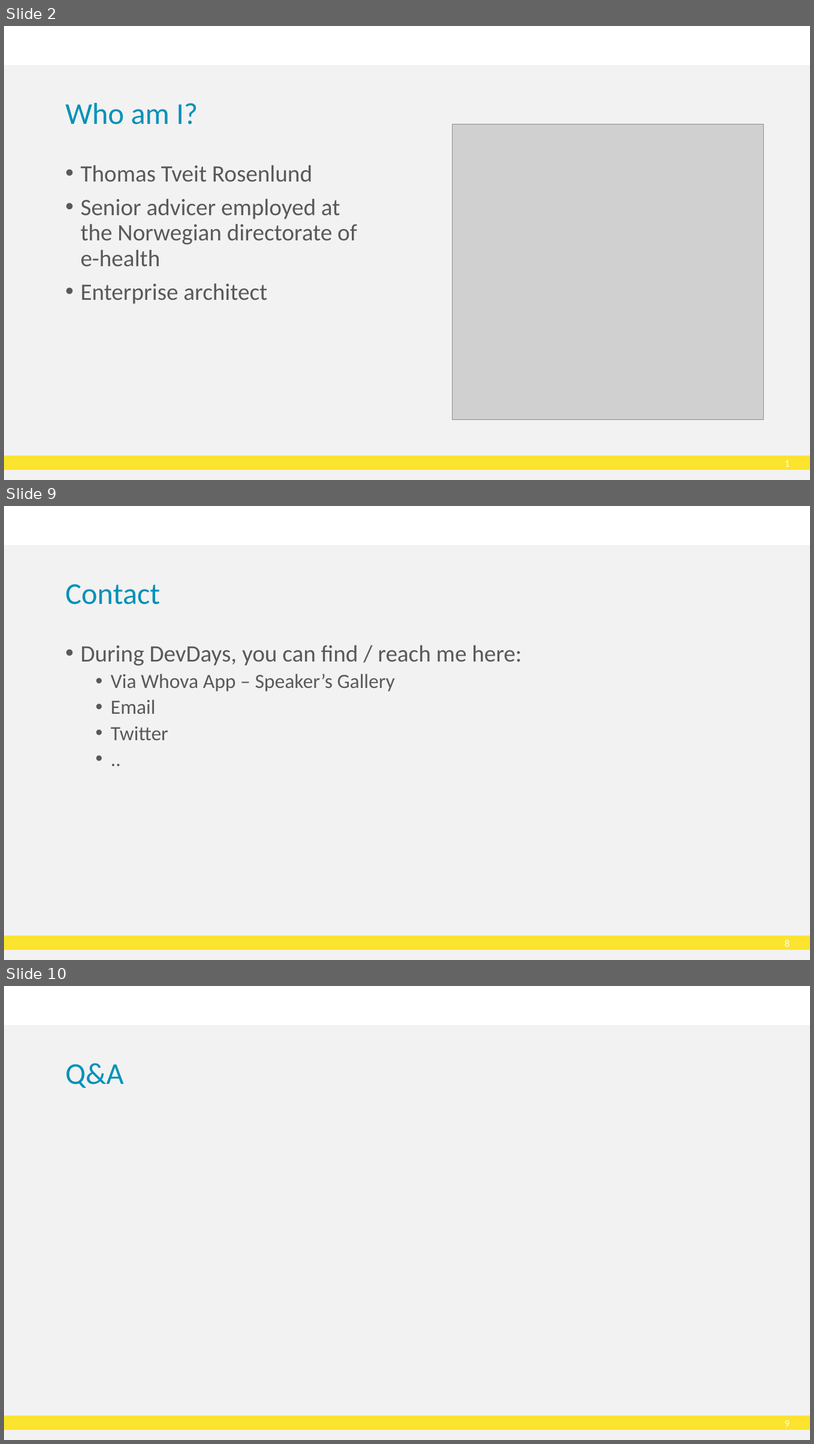
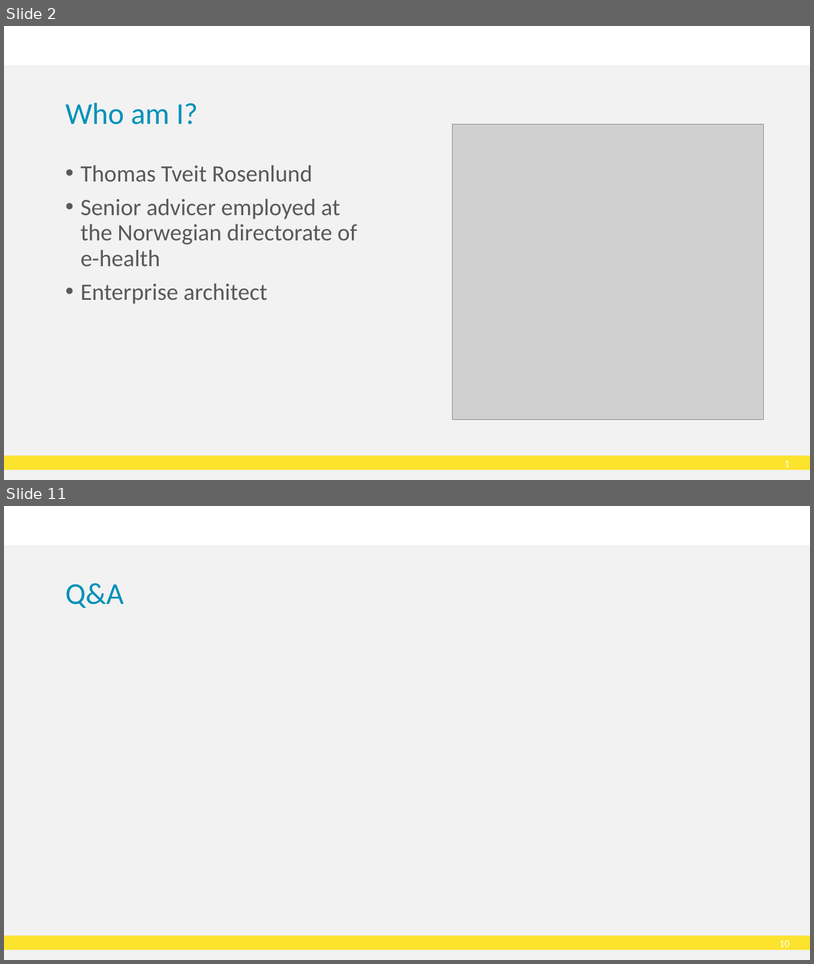
Before and after one commit to HL7Norway/best-practice, a slide deck: docs/presentasjoner/DD23_CT_230508_Thomas_Tveit_Rosenlund_FHIR-in-Norway.pptx. Shown one above the other, each under a label of ours: slides 2, 9 and 10 before the commit, slides 2 and 11 after it; the slides between them are not shown. The pictures are 814x1444 and 814x964 pixels, drawn with LibreOffice and Linux fonts; fonts in the diff are those of the drawing; grey boxes stand for pictures; background and template pictures are left out. Boxes give left, top, right and bottom in pixels: in the first picture for what was removed or moved away, otherwise in the second. Text is boxed around its words. In the diff, an @@ line names an element or a change of style, - is before the commit and + after.

```diff
--- a/docs/presentasjoner/DD23_CT_230508_Thomas_Tveit_Rosenlund_FHIR-in-Norway.pptx
+++ b/docs/presentasjoner/DD23_CT_230508_Thomas_Tveit_Rosenlund_FHIR-in-Norway.pptx
@@ slide 9 removed at <box>4,506,810,960</box>, background #FFFFFF; not listed: 3 template elements that a slide beside it also shows @@
@@ title removed at <box>65,584,160,604</box> @@
-Contact
@@ text removed at <box>81,645,522,740</box> @@
-• During DevDays, you can find / reach me here:
-  • Via Whova App – Speaker’s Gallery
-  • Email
-  • Twitter
-  • ..
@@ what was slide 10 is now slide 11 @@
@@ page number at <box>780,940,790,946</box>: text changed @@
-9
+10
```
Also in this commit, not shown: 4 slides changed, 4 slides added, 1 other slide removed.
